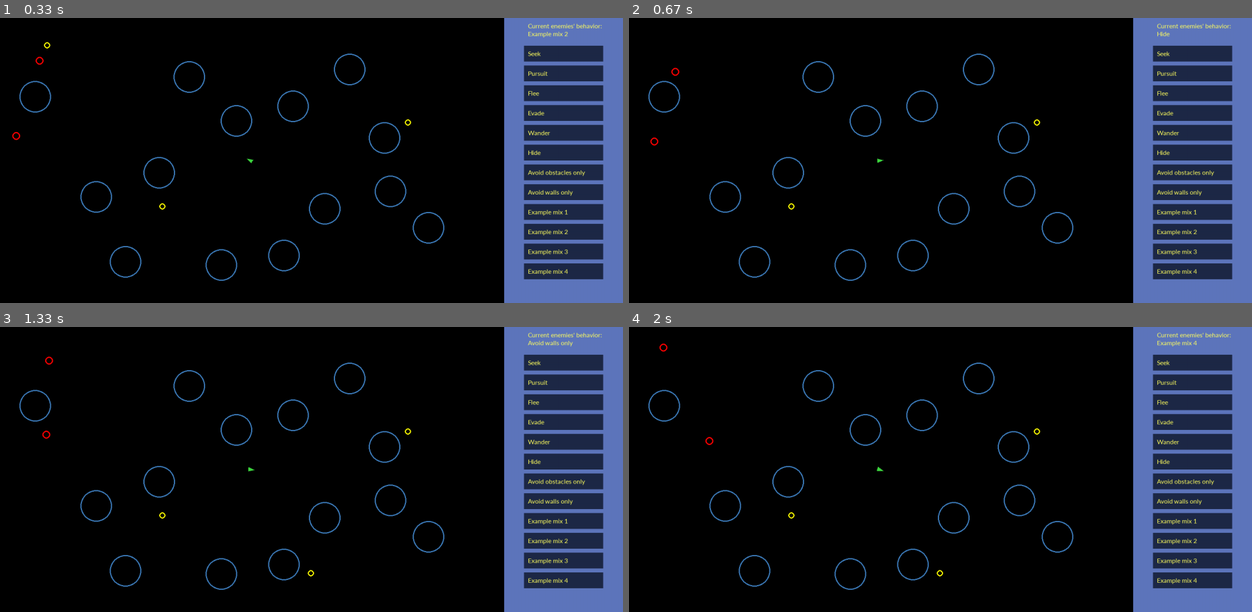
Above: before the commit, frames 1-4 (two rows, left to right).
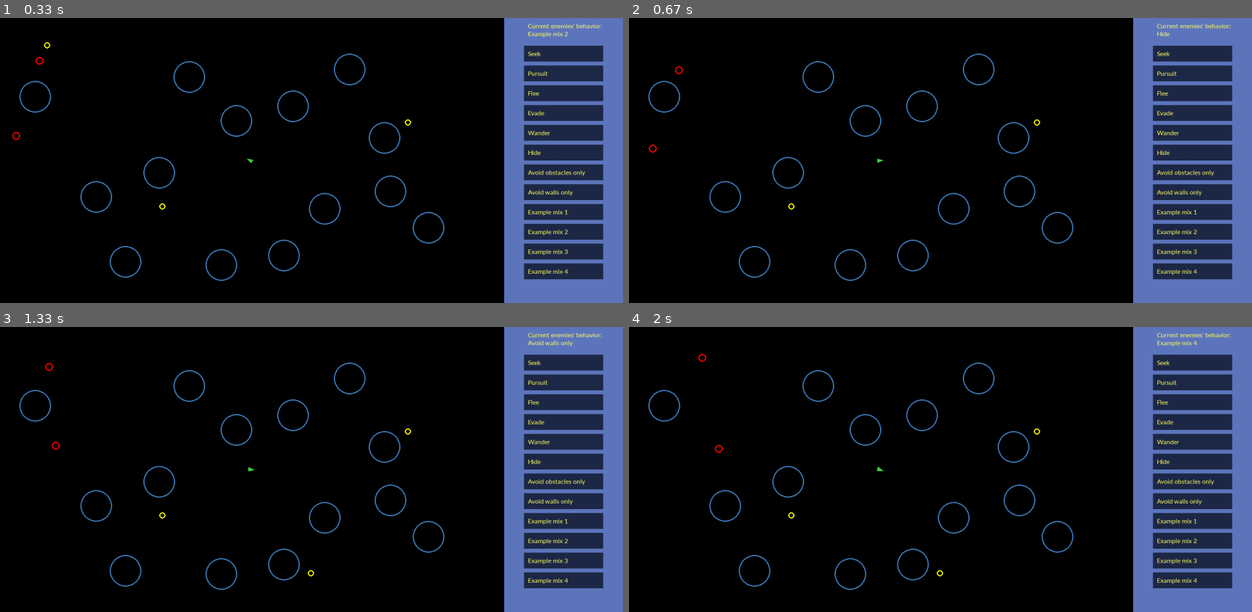
Above: after the commit, the same moments.

Repository: auneselva/pygame_shoot_out_zombies_ai
Game: pygame game, started from run.py
The game is run twice, just before and just after one commit, with the same random seed, the same clock (stepped at 60 frames per second) and the same inputs.
Inputs:
- Up to frame 1 (0.33 s): no input
- Up to frame 2 (0.67 s): click "Hide" at 0.38 s
- Up to frame 3 (1.33 s): click "Wander" at 0.72 s; click "Avoid walls only" at 1.05 s
- Up to frame 4 (2 s): click "Pursuit" at 1.38 s; click "Example mix 4" at 1.72 s

Frame 1 is identical in both runs. In frame 2, less than 0.1% of the frame differs, in the area x 3-9%, y 16-48%; in frame 3, less than 0.1%; in frame 4, less than 0.1%, in the area x 4-16%, y 5-45%.

Commit message:
Changed avoiding obstacles weights

Diff:
--- a/enemy.py
+++ b/enemy.py
@@ -85,55 +85,55 @@
 
     def get_vel(self, behavior):
         if behavior == 0:
-            return (self.seek(self.game.player.pos) + 6 * self.avoid_obstacles() + 6 * self.avoid_walls()).normalize()
+            return (self.seek(self.game.player.pos) + 10 * self.avoid_obstacles() + 6 * self.avoid_walls()).normalize()
         elif behavior == 1:
-            return (self.pursuit(self.game.player) + 6 * self.avoid_obstacles() + 6 * self.avoid_walls()).normalize()
+            return (self.pursuit(self.game.player) + 10 * self.avoid_obstacles() + 6 * self.avoid_walls()).normalize()
         elif behavior == 2:
-            return (self.flee(self.game.player.pos) + 6 * self.avoid_obstacles() + 6 * self.avoid_walls()).normalize()
+            return (self.flee(self.game.player.pos) + 10 * self.avoid_obstacles() + 6 * self.avoid_walls()).normalize()
         elif behavior == 3:
-            return (self.evade(self.game.player) + 6 * self.avoid_obstacles() + 6 * self.avoid_walls()).normalize()
+            return (self.evade(self.game.player) + 10 * self.avoid_obstacles() + 6 * self.avoid_walls()).normalize()
         elif behavior == 4:
-            return (self.wander() + 6 * self.avoid_obstacles() + 6 * self.avoid_walls()).normalize()
+            return (self.wander() + 10 * self.avoid_obstacles() + 6 * self.avoid_walls()).normalize()
         elif behavior == 5:
-            return (self.hide() + 6 * self.avoid_obstacles() + 6 * self.avoid_walls()).normalize()
+            return (self.hide() + 10 * self.avoid_obstacles() + 6 * self.avoid_walls()).normalize()
         elif behavior == 6:
-            return (self.wander() + 6 * self.avoid_obstacles()).normalize()
+            return (self.wander() + 10 * self.avoid_obstacles()).normalize()
         elif behavior == 7:
-            return (self.wander() + 6 * self.avoid_walls()).normalize()
+            return (self.wander() + 10 * self.avoid_walls()).normalize()
         elif behavior == 8:
             if self.group_attack is False:
                 if self.behavior_counter < self.n_ticks / 3:
-                    return (self.hide() + self.flee(self.game.player.pos) + 6 * self.avoid_obstacles() + 6 * self.avoid_walls()).normalize()
+                    return (self.hide() + self.flee(self.game.player.pos) + 10 * self.avoid_obstacles() + 6 * self.avoid_walls()).normalize()
                 elif self.behavior_counter < self.n_ticks * 2 / 3:
-                    return (self.flee(self.game.player.pos) + 6 * self.avoid_obstacles() + 6 * self.avoid_walls()).normalize()
+                    return (self.flee(self.game.player.pos) + 10 * self.avoid_obstacles() + 6 * self.avoid_walls()).normalize()
                 else:
-                    return (self.wander() + 6 * self.avoid_obstacles() + 6 * self.avoid_walls()).normalize()
-            else:
-                return (self.seek(self.game.player.pos + (self.game.leader.pos - self.pos)) + 6 * self.avoid_obstacles() + 6 * self.avoid_walls()).normalize()
+                    return (self.wander() + 10 * self.avoid_obstacles() + 6 * self.avoid_walls()).normalize()
+            else:
+                return (self.seek(self.game.player.pos + (self.game.leader.pos - self.pos)) + 10 * self.avoid_obstacles() + 6 * self.avoid_walls()).normalize()
         elif behavior == 9:
             if self.group_attack is False:
                 if self.behavior_counter < self.n_ticks / 3:
-                    return (self.evade(self.game.player) + 6 * self.avoid_obstacles() + 6 * self.avoid_walls()).normalize()
+                    return (self.evade(self.game.player) + 10 * self.avoid_obstacles() + 6 * self.avoid_walls()).normalize()
                 elif self.behavior_counter < self.n_ticks * 2 / 3:
-                    return (self.wander() + 6 * self.avoid_obstacles() + 6 * self.avoid_walls()).normalize()
+                    return (self.wander() + 10 * self.avoid_obstacles() + 6 * self.avoid_walls()).normalize()
                 else:
-                    return (self.pursuit(self.game.player) + 6 * self.avoid_obstacles() + 6 * self.avoid_walls()).normalize()
-            else:
-                return (self.seek(self.game.player.pos + (self.game.leader.pos - self.pos)) + 6 * self.avoid_obstacles() + 6 * self.avoid_walls()).normalize()
+                    return (self.pursuit(self.game.player) + 10 * self.avoid_obstacles() + 6 * self.avoid_walls()).normalize()
+            else:
+                return (self.seek(self.game.player.pos + (self.game.leader.pos - self.pos)) + 10 * self.avoid_obstacles() + 6 * self.avoid_walls()).normalize()
         elif behavior == 10:
             if self.another_counter < (self.n_ticks * 2):
-                return (self.evade(self.game.player) + 7 * self.avoid_obstacles() + 7 * self.avoid_walls()).normalize()
+                return (self.evade(self.game.player) + 10 * self.avoid_obstacles() + 7 * self.avoid_walls()).normalize()
             elif self.another_counter < (self.n_ticks * 4):
-                return (self.wander() + 6 * self.avoid_obstacles() + 6 * self.avoid_walls()).normalize()
-            else:
-                return (self.pursuit(self.game.player) + 6 * self.avoid_obstacles() + 6 * self.avoid_walls()).normalize()
+                return (self.wander() + 10 * self.avoid_obstacles() + 6 * self.avoid_walls()).normalize()
+            else:
+                return (self.pursuit(self.game.player) + 10 * self.avoid_obstacles() + 6 * self.avoid_walls()).normalize()
         elif behavior == 11:
             if self.another_counter < (self.n_ticks * 2):
-                return (self.evade(self.game.player) + 6 * self.avoid_obstacles() + 6 * self.avoid_walls()).normalize()
+                return (self.evade(self.game.player) + 10 * self.avoid_obstacles() + 6 * self.avoid_walls()).normalize()
             elif self.another_counter < (self.n_ticks * 4):
-                return (self.hide() + 3 * self.avoid_obstacles() + 6 * self.avoid_walls()).normalize()
-            else:
-                return (self.flee(self.game.player) + 6 * self.avoid_obstacles() + 6 * self.avoid_walls()).normalize()
+                return (self.hide() + 10 * self.avoid_obstacles() + 6 * self.avoid_walls()).normalize()
+            else:
+                return (self.flee(self.game.player) + 10 * self.avoid_obstacles() + 6 * self.avoid_walls()).normalize()
         else:
             return self.vel
 
Not shown, removed: exportToHTML/README.md.html
Not shown, removed: exportToHTML/README.txt.html
Not shown, removed: exportToHTML/.gitignore.html
Not shown, removed: exportToHTML/Activate.ps1.html
Not shown, removed: exportToHTML/DESCRIPTION.rst.html
Not shown, removed: exportToHTML/FiraCode-LICENSE.txt.html
Not shown, removed: exportToHTML/INSTALLER.html
Not shown, removed: exportToHTML/JavaCompiling.plist.html
Not shown, removed: exportToHTML/LICENSE.html
Not shown, removed: exportToHTML/METADATA.html
Not shown, removed: exportToHTML/PKG-INFO.html
Not shown, removed: exportToHTML/Py25Queue.py.html
(and 190 more such lines)
